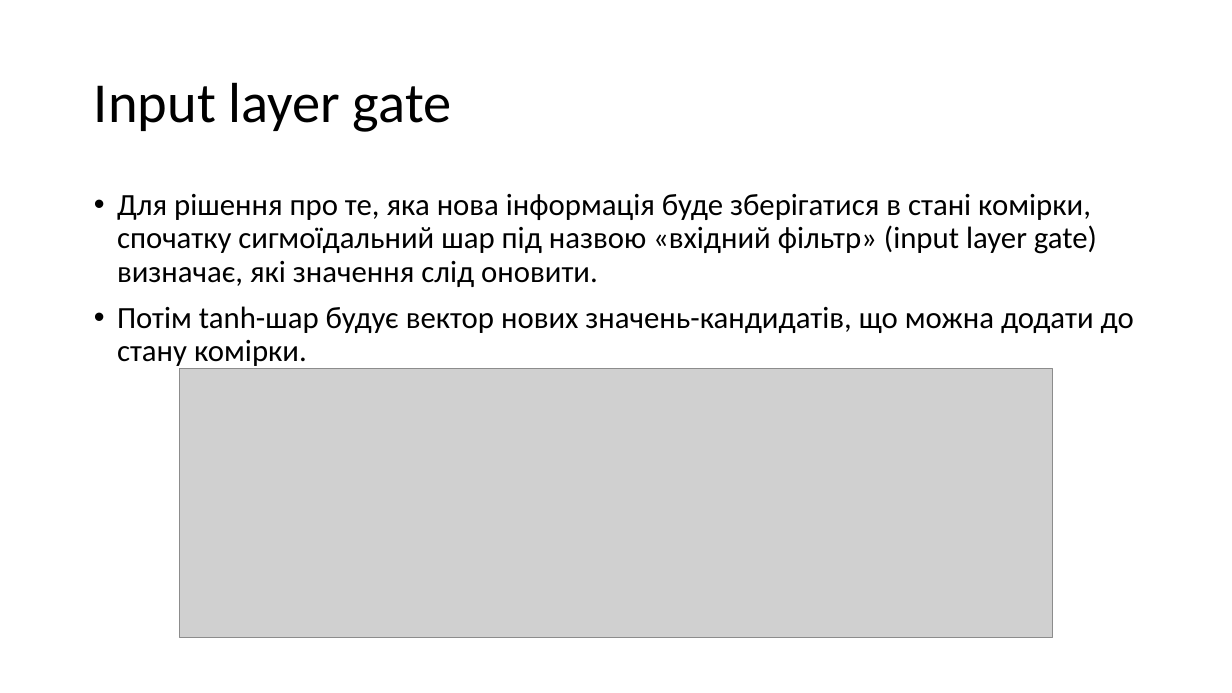
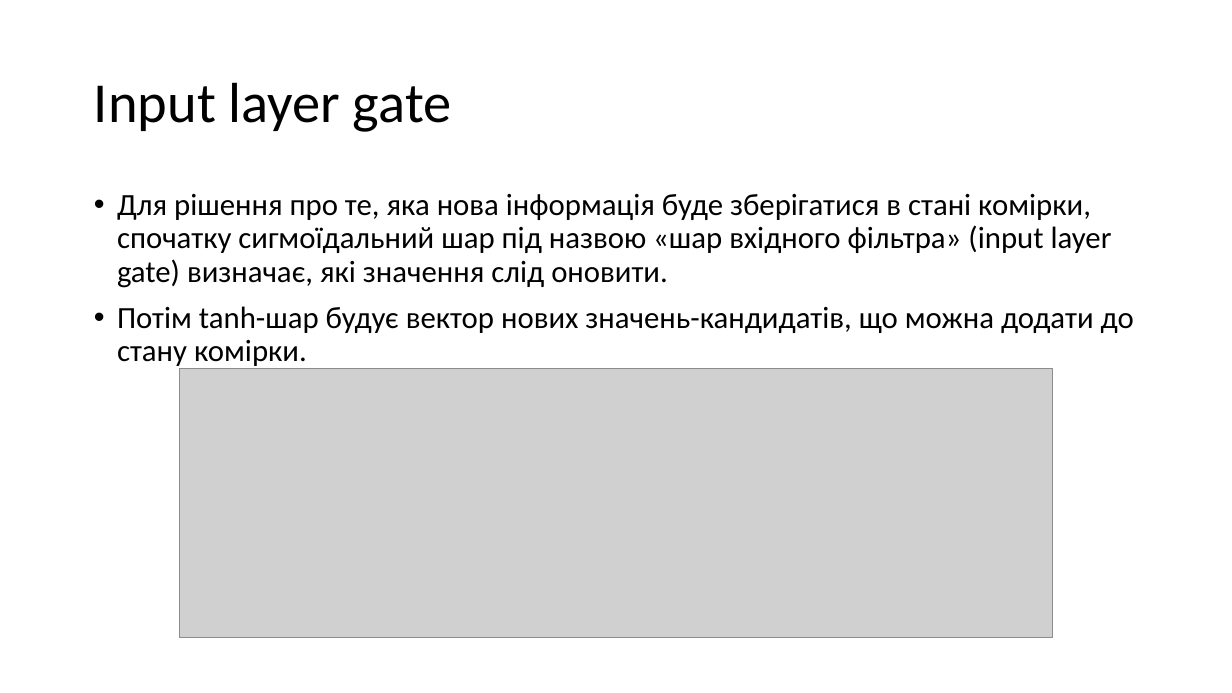
Before and after one commit to katerynakononova/ML, a slide deck: slide 13 of Lec/Lection 17.pptx (slide 11 before the commit). Drawn at 1232x693 pixels with LibreOffice and Linux fonts; fonts in the diff are those of the drawing; grey boxes stand for pictures. Boxes give left, top, right and bottom in pixels: in the first picture for what was removed or moved away, otherwise in the second. Text is boxed around its words. In the diff, an @@ line names an element or a change of style, - is before the commit and + after.

```diff
--- a/Lec/Lection 17.pptx
+++ b/Lec/Lection 17.pptx
@@ text at bbox=[117, 194, 1112, 288]: text changed @@
-• Для рішення про те, яка нова інформація буде зберігатися в стані комірки, спочатку сигмоїдальний шар під назвою «вхідний фільтр» (input layer gate) визначає, які значення слід оновити.
+• Для рішення про те, яка нова інформація буде зберігатися в стані комірки, спочатку сигмоїдальний шар під назвою «шар вхідного фільтра» (input layer gate) визначає, які значення слід оновити.
```
Also in this commit, not shown: 7 other slides changed, 2 slides added, 11 other files.
